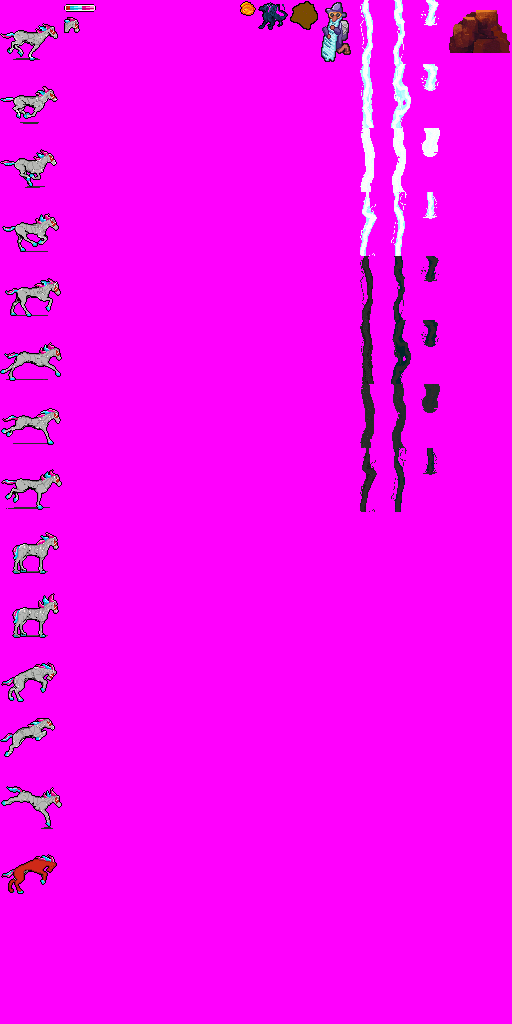
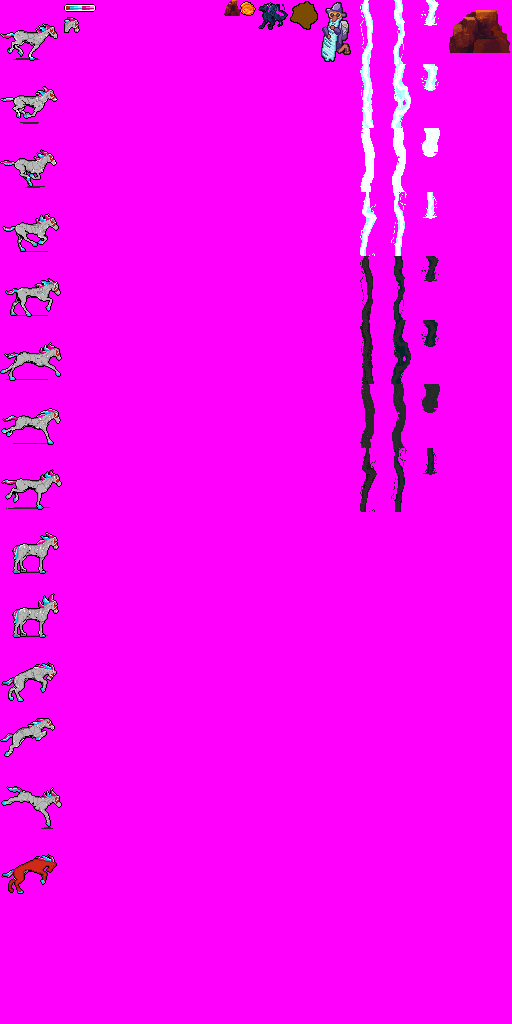
Comparing the layer stacks of the two 512 x 1024 images. Changes:
added layer "wizard_minirock" above "wizard_fireball" over [224, 0, 240, 16]
painted on "wizard_meteorite" over [293, 11, 315, 29]
painted on "wizard_wizard" over [321, 15, 347, 62]
painted on "wizard_lightning1" over [360, 38, 375, 254]
painted on "wizard_lightning2" over [391, 15, 410, 512]
painted on "wizard_lightning3" over [423, 5, 439, 475]
painted on "wizard_rock" over [449, 11, 504, 53]
